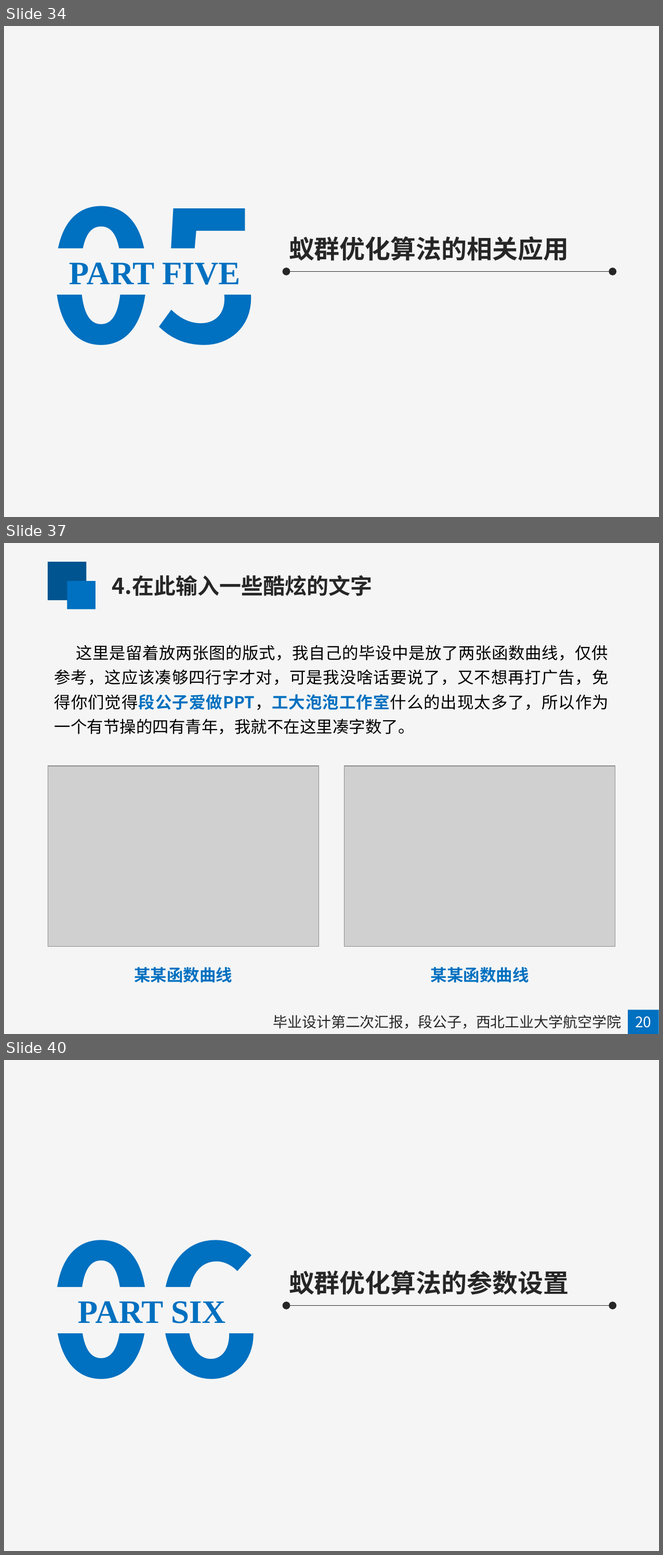
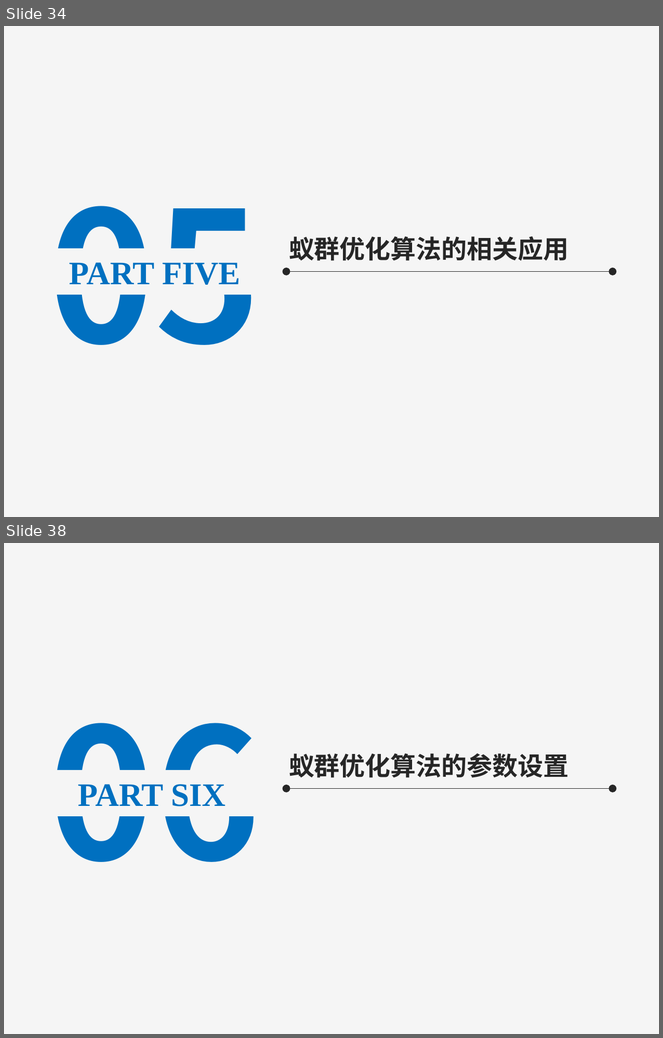
Before and after one commit to mapengfei-nwpu/ant, a slide deck: 蚁群优化算法.pptx. Shown one above the other, each under a label of ours: slides 34, 37 and 40 before the commit, slides 34 and 38 after it; the slides between them are not shown. The pictures are 663x1555 and 663x1038 pixels, drawn with LibreOffice and Linux fonts; fonts in the diff are those of the drawing; grey boxes stand for pictures. Boxes give left, top, right and bottom in pixels: in the first picture for what was removed or moved away, otherwise in the second. Text is boxed around its words. In the diff, an @@ line names an element or a change of style, - is before the commit and + after.

```diff
--- a/蚁群优化算法.pptx
+++ b/蚁群优化算法.pptx
@@ slide 37 removed at box(4, 543, 659, 1034), background #F5F5F5 @@
@@ rectangle removed at box(48, 562, 87, 601) @@
@@ rectangle removed at box(67, 581, 95, 609) @@
@@ text removed at box(112, 575, 372, 596) @@
-4.在此输入一些酷炫的文字
@@ text removed at box(54, 645, 609, 734) @@
-这里是留着放两张图的版式，我自己的毕设中是放了两张函数曲线，仅供参考，这应该凑够四行字才对，可是我没啥话要说了，又不想再打广告，免得你们觉得段公子爱做PPT，工大泡泡工作室什么的出现太多了，所以作为一个有节操的四有青年，我就不在这里凑字数了。
@@ picture removed at box(48, 767, 319, 947) @@
@@ picture removed at box(344, 767, 616, 947) @@
@@ text removed at box(134, 967, 232, 983) @@
-某某函数曲线
@@ text removed at box(431, 967, 529, 983) @@
-某某函数曲线
@@ rectangle removed at box(629, 1010, 659, 1034) @@
@@ text removed at box(273, 1015, 622, 1029) @@
-毕业设计第二次汇报，段公子，西北工业大学航空学院
@@ text removed at box(635, 1017, 651, 1028) @@
-20
@@ what was slide 40 is now slide 38 @@
```
Also in this commit, not shown: 10 slides changed, 2 slides added, 1 other slide removed.
